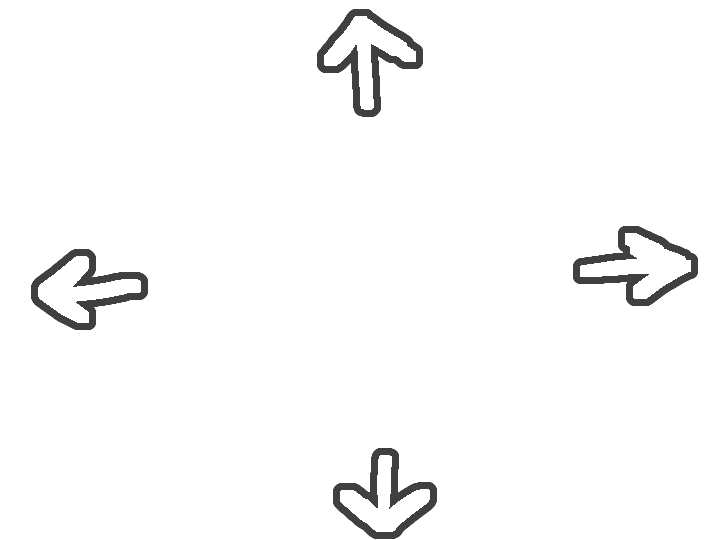
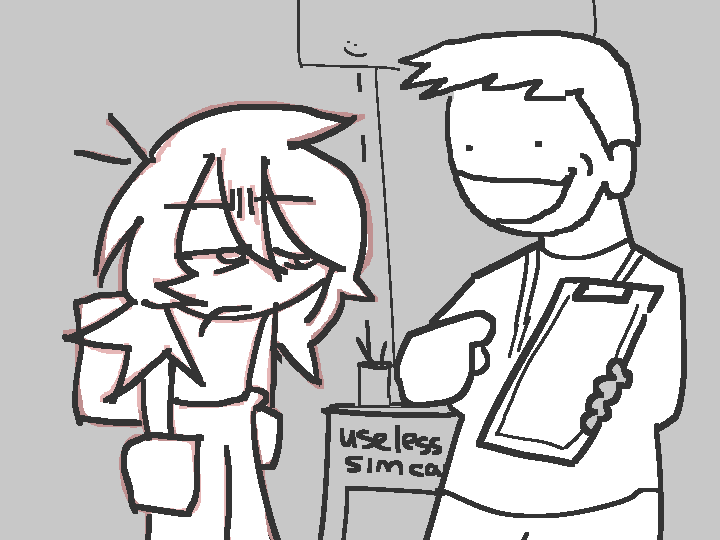
Layer changes from the first w=720, h=540 image to the second:
renamed "Paint Layer 3" to "arrows", hid it over [0, 0, 704, 540]
added group "sd_fail" with 2 layers above "sd_win" over [0, 0, 720, 540]
added layer "Paint Layer 4" in group "sd_fail" over [0, 0, 720, 540]
added layer "Paint Layer 5" in group "sd_fail" over [64, 0, 704, 540]
